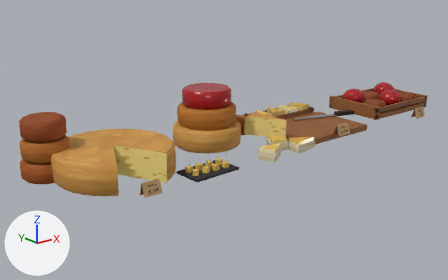
Two versions of the glTF model site/public/models/prop_deco_kaese.glb, one commit apart.
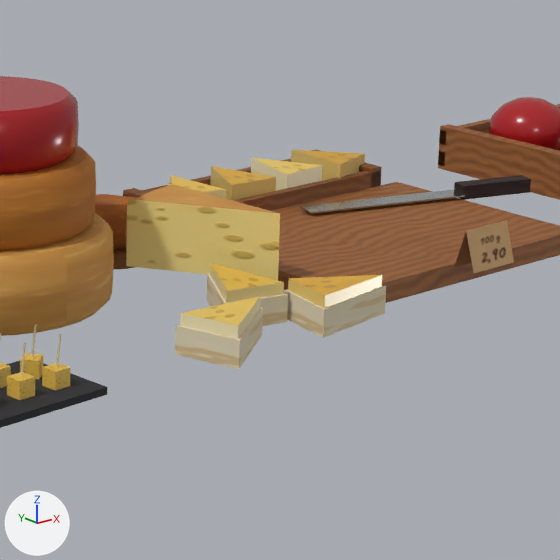
Each version is shown whole from a 50 mm lens placed at (-1.793, -1.88, 0.79), pointed at (-0.225, 0.081, 0.006), then close up on the part from 47% to 81% of the width and 22% to 77% of the height. The lights are fixed; the arrows at lower left show +X, +Y and +Z. The first two pictures are the older version. Where no turn or scale is listed for an object, it has been applied to the vertices. Vertices at exactly the same position are counted once.

In view in the first close-up: 'prop_deco_kaese_static'.
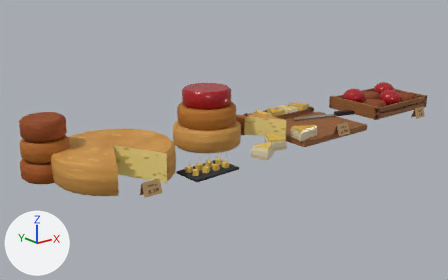
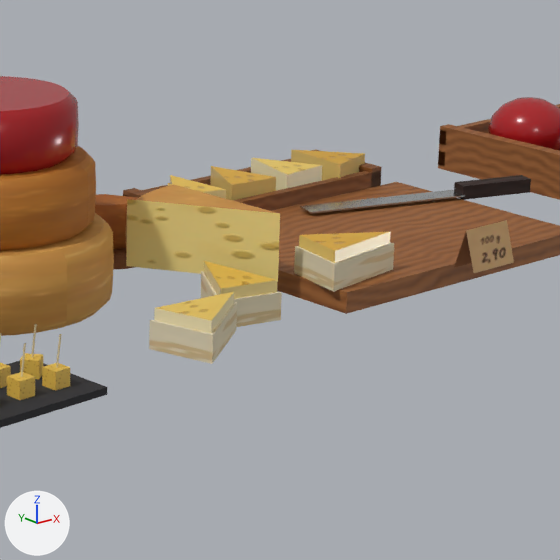
Where the newer file only moved an object's origin or applied its transform, the numbers keep the older frame.

Pixel boxes (x1, y1, x2, y2) of what changed, in the close-ups (560 x 560 px; the box of a moved part takes in the faces that stretch with it):
```json
{"part": 1, "of": "me_prop_deco_kaese_static", "change": "moved or reshaped", "before": [210, 263, 284, 303], "after": [201, 271, 282, 327]}
{"part": 2, "of": "me_prop_deco_kaese_static", "change": "moved or reshaped", "before": [180, 296, 260, 339], "after": [154, 292, 234, 333]}
{"part": 3, "of": "me_prop_deco_kaese_static", "change": "moved or reshaped", "before": [175, 307, 263, 369], "after": [149, 302, 237, 364]}
{"part": 4, "of": "me_prop_deco_kaese_static", "change": "moved or reshaped", "before": [288, 275, 382, 308], "after": [299, 232, 390, 263]}
{"part": 5, "of": "me_prop_deco_kaese_static", "change": "moved or reshaped", "before": [284, 286, 386, 338], "after": [294, 243, 394, 292]}
{"part": 6, "of": "me_prop_deco_kaese_static", "change": "moved or reshaped", "before": [96, 186, 288, 326], "after": [96, 185, 277, 299]}
```

The change, as JSON lines over the scene's bpy script:
```json
{"block": "me_prop_deco_kaese_static", "where": "# used by ob_prop_deco_kaese_static; location = (-0.06, -0.005, 0.12)"}
{"op": "remove", "block": "me_prop_deco_kaese_static", "code": "me_prop_deco_kaese_static.from_pydata(...)  # 2397 vertices, 4476 faces; spans x -1.01..1.01, y -0.25..0.25, z -0.12..0.12"}
{"op": "add", "block": "me_prop_deco_kaese_static", "code": "me_prop_deco_kaese_static.from_pydata(...)  # 2397 vertices, 4476 faces; spans x -1.01..1.01, y -0.23..0.25, z -0.12..0.12"}
{"block": "me_prop_deco_kaese_static", "change": "me_prop_deco_kaese_static part 1: the loose piece of 6 vertices spanning x -0.11..-0.04, y -0.16..-0.06, z -0.12..-0.07 is moved by (0.0, 0.01, -0.01)"}
{"block": "me_prop_deco_kaese_static", "change": "me_prop_deco_kaese_static part 2: the loose piece of 6 vertices spanning x -0.2..-0.09, y -0.24..-0.17, z -0.12..-0.07 is moved by (-0.01, 0.03, 0.0)"}
{"block": "me_prop_deco_kaese_static", "change": "me_prop_deco_kaese_static part 3: the loose piece of 6 vertices spanning x -0.2..-0.09, y -0.25..-0.17, z -0.12..-0.09 is moved by (-0.01, 0.03, 0.0)"}
{"block": "me_prop_deco_kaese_static", "change": "me_prop_deco_kaese_static part 4: the loose piece of 6 vertices spanning x -0.04..0.07, y -0.23..-0.15, z -0.12..-0.07 is moved by (0.07, 0.06, 0.03)"}
{"block": "me_prop_deco_kaese_static", "change": "me_prop_deco_kaese_static part 5: the loose piece of 6 vertices spanning x -0.04..0.08, y -0.23..-0.15, z -0.12..-0.09 is moved by (0.07, 0.05, 0.02)"}
{"block": "me_prop_deco_kaese_static", "change": "me_prop_deco_kaese_static part 6: 33 vertices moved within x -0.08..-0.01, y 0.05..0.16, z -0.07..-0.02; 5 vertices removed from x -0.11..-0.03, y -0.17..-0.05, z -0.12..-0.09; 5 vertices added at x -0.11..-0.04, y -0.15..-0.05, z -0.12..-0.07"}
{"block": "me_prop_deco_kaese_static", "change": "other edits to the shape of me_prop_deco_kaese_static do not show in these pictures"}
```
